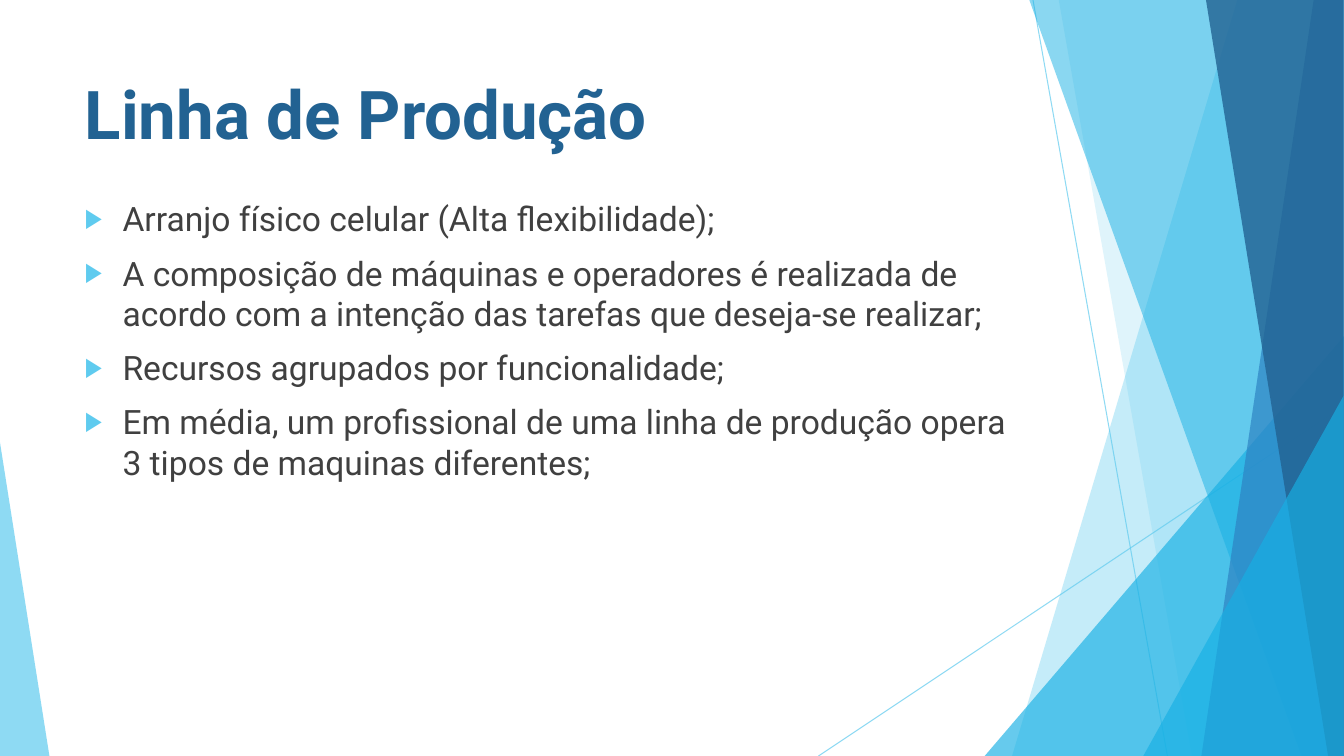
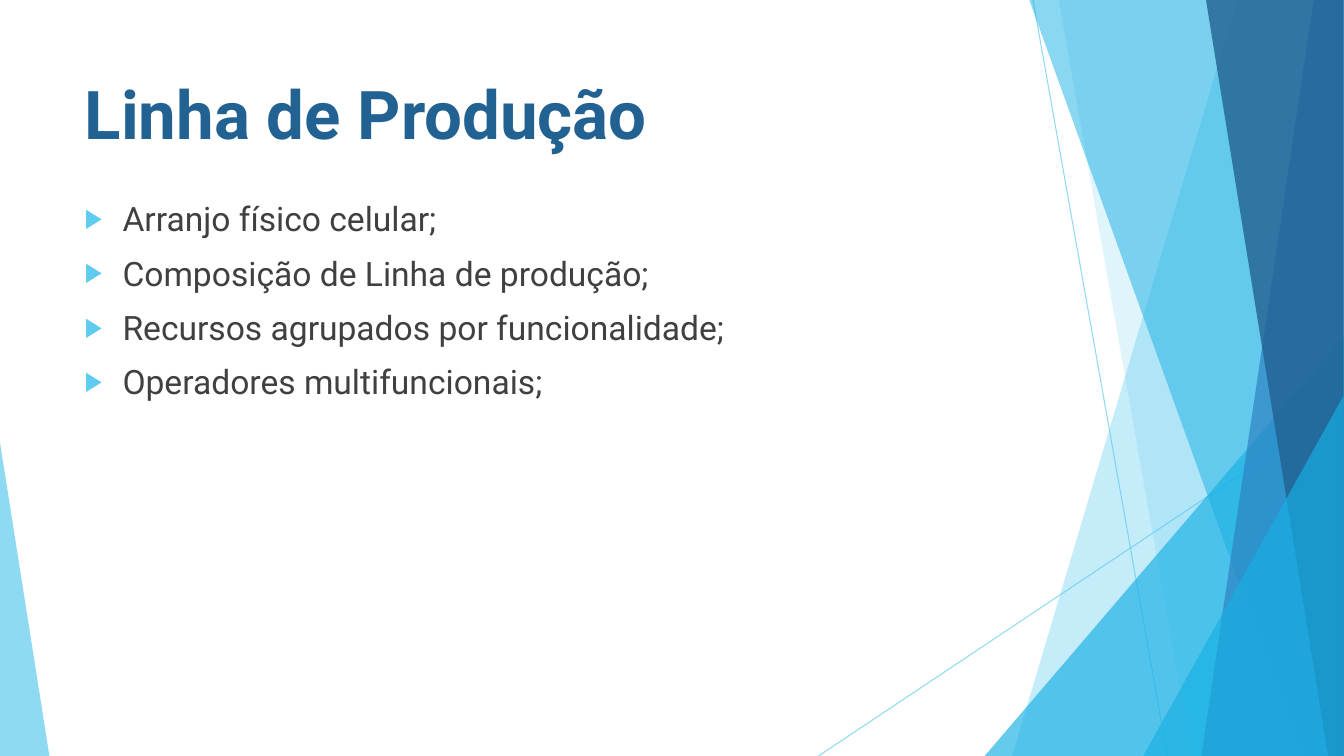
Before and after one commit to ruannicolini/Tear, a slide deck: slide 6 of Documentação/BALANCEAMENTO DE LINHA DE PRODUÇÃO.pptx. Drawn at 1344x756 pixels with LibreOffice and Linux fonts; fonts in the diff are those of the drawing. Boxes give left, top, right and bottom in pixels: in the first picture for what was removed or moved away, otherwise in the second. Text is boxed around its words. In the diff, an @@ line names an element or a change of style, - is before the commit and + after.

```diff
--- a/Documentação/BALANCEAMENTO DE LINHA DE PRODUÇÃO.pptx
+++ b/Documentação/BALANCEAMENTO DE LINHA DE PRODUÇÃO.pptx
@@ text at (123, 205, 649, 294): text changed @@
-▶ Arranjo físico celular (Alta flexibilidade);
-▶ A composição de máquinas e operadores é realizada de acordo com a intenção das tarefas que deseja-se realizar;
+▶ Arranjo físico celular;
+▶ Composição de Linha de produção;
@@ text at (123, 368, 542, 401): text changed @@
-▶ Em média, um profissional de uma linha de produção opera 3 tipos de maquinas diferentes;
+▶ Operadores multifuncionais;
```
Also in this commit, not shown: 6 other slides changed, 2 slides added, 9 other files.
